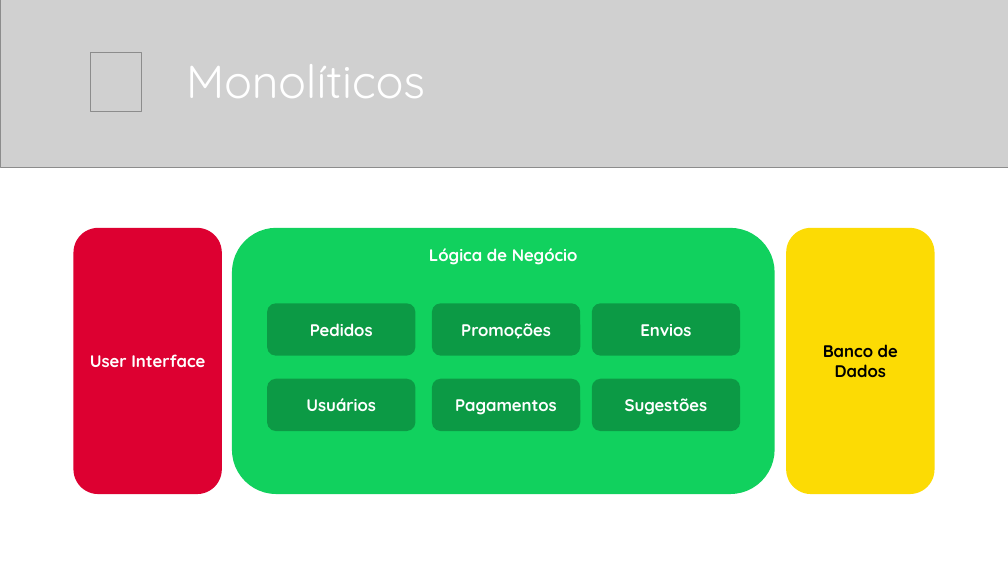
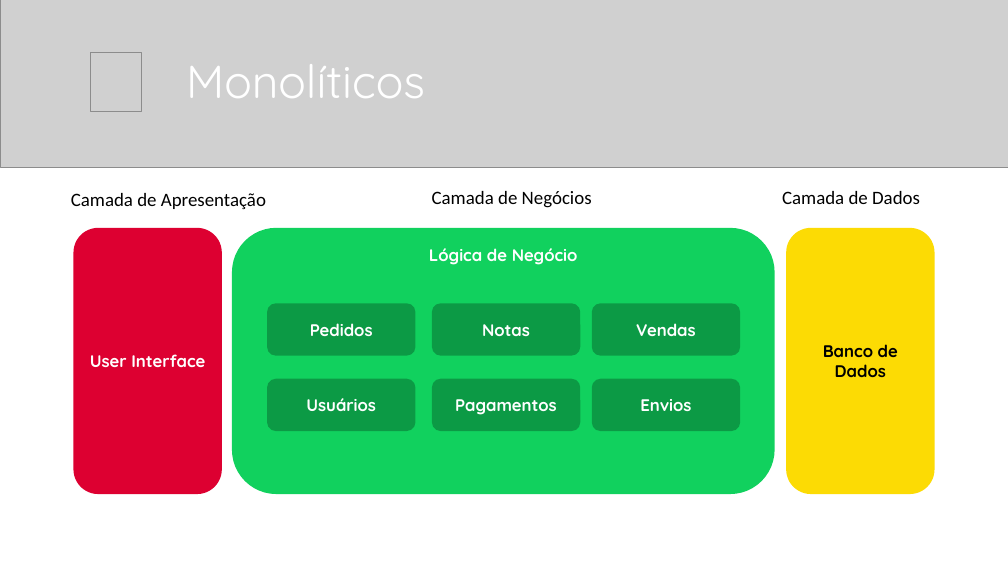
Before and after one commit to balta-io/2810, a slide deck: slide 8 of 2021-08-25_event-driven-architecture.pptx. Drawn at 1008x567 pixels with LibreOffice and Linux fonts; fonts in the diff are those of the drawing; grey boxes stand for pictures. Boxes give left, top, right and bottom in pixels: in the first picture for what was removed or moved away, otherwise in the second. Text is boxed around its words. In the diff, an @@ line names an element or a change of style, - is before the commit and + after.

```diff
--- a/2021-08-25_event-driven-architecture.pptx
+++ b/2021-08-25_event-driven-architecture.pptx
@@ text added at <box>71,193,266,209</box>, 18 pt, text #000000 @@
+Camada de Apresentação
@@ text added at <box>432,191,592,208</box>, 18 pt, text #000000 @@
+Camada de Negócios
@@ text added at <box>782,191,920,204</box>, 18 pt, text #000000 @@
+Camada de Dados
@@ text in rounded rectangle at <box>482,324,530,336</box>: text changed @@
-Promoções
+Notas
@@ rounded rectangle added at <box>592,303,740,355</box>, fill #000000 at 26% opacity, 16 pt, text #FFFFFF, bold @@
+Vendas
@@ rounded rectangle "Envios": place and size @@
-rounded rectangle "Envios" at <box>592,303,740,355</box>
+rounded rectangle "Envios" at <box>592,379,740,431</box>
@@ rounded rectangle removed at <box>592,379,740,431</box> @@
-Sugestões
```
Also in this commit, not shown: 1 slide added.
